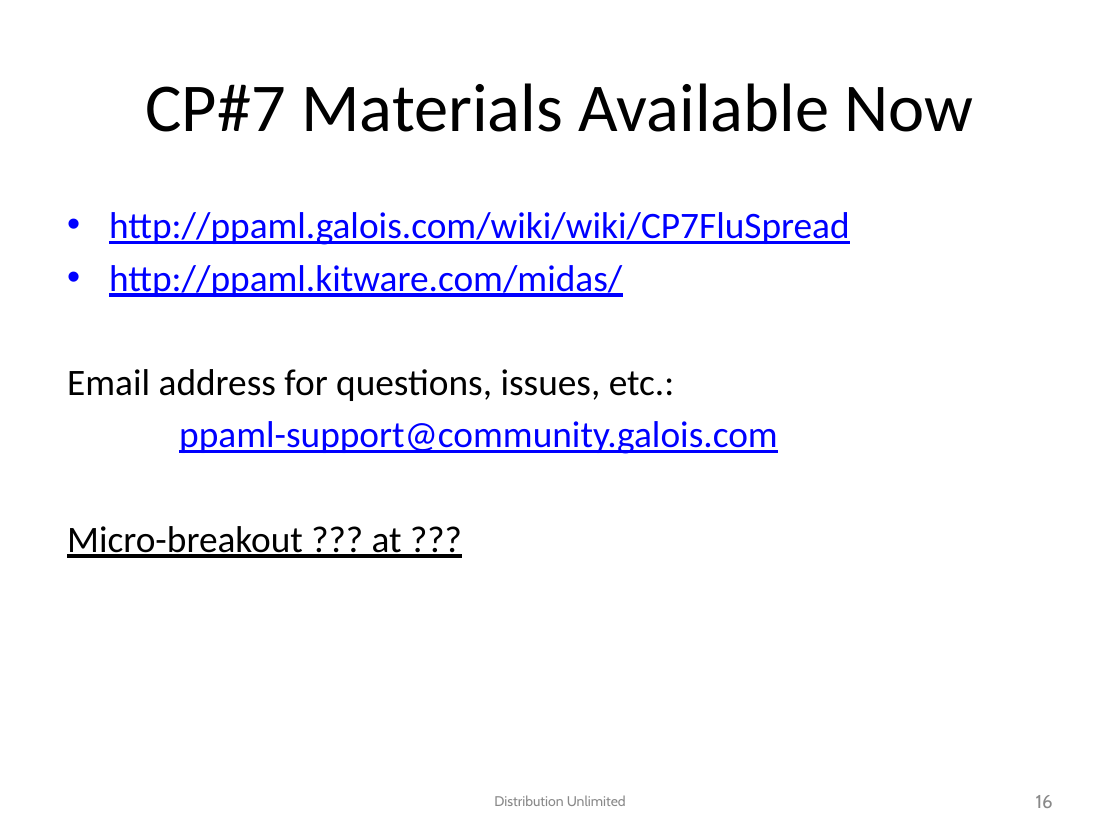
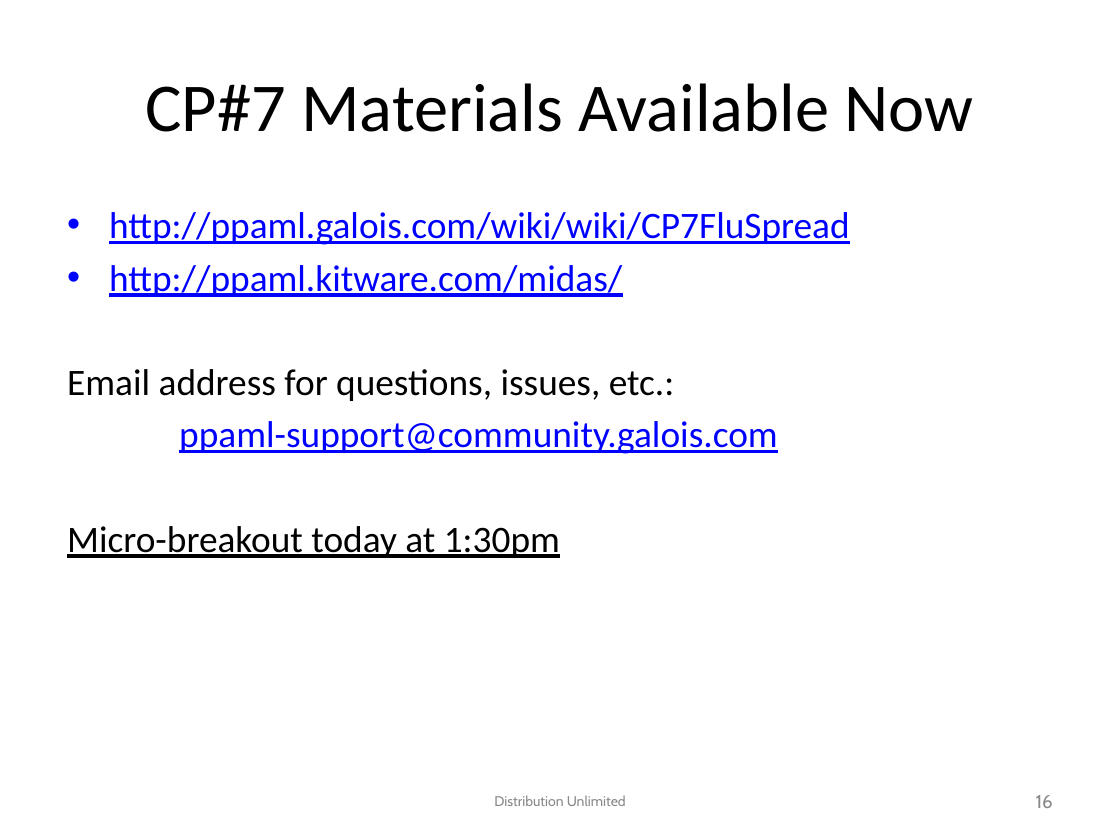
Before and after one commit to max-orhai/ppaml-cp7, a slide deck: slide 16 of problem_statement/Challenge Problem 7-v2.pptx. Drawn at 1120x840 pixels with LibreOffice and Linux fonts; fonts in the diff are those of the drawing; background and template pictures are left out. Boxes give left, top, right and bottom in pixels: in the first picture for what was removed or moved away, otherwise in the second. Text is boxed around its words. In the diff, an @@ line names an element or a change of style, - is before the commit and + after.

Commit message:
Fixed some typos and updated the breakout information

```diff
--- a/problem_statement/Challenge Problem 7-v2.pptx
+++ b/problem_statement/Challenge Problem 7-v2.pptx
@@ text at [67, 526, 560, 558]: text changed @@
-Micro-breakout ??? at ???
+Micro-breakout today at 1:30pm
```
Also in this commit, not shown: 2 other slides changed, 1 other file.
